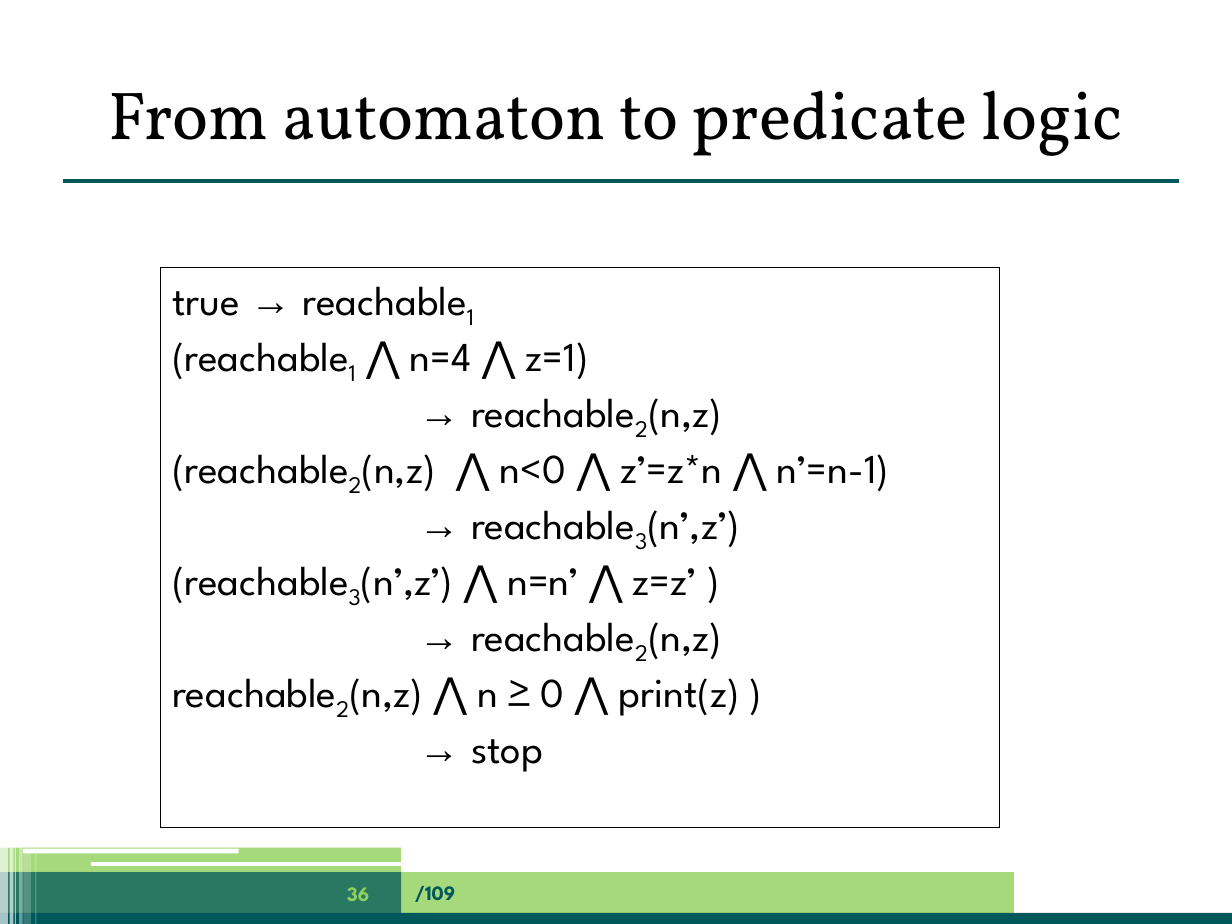
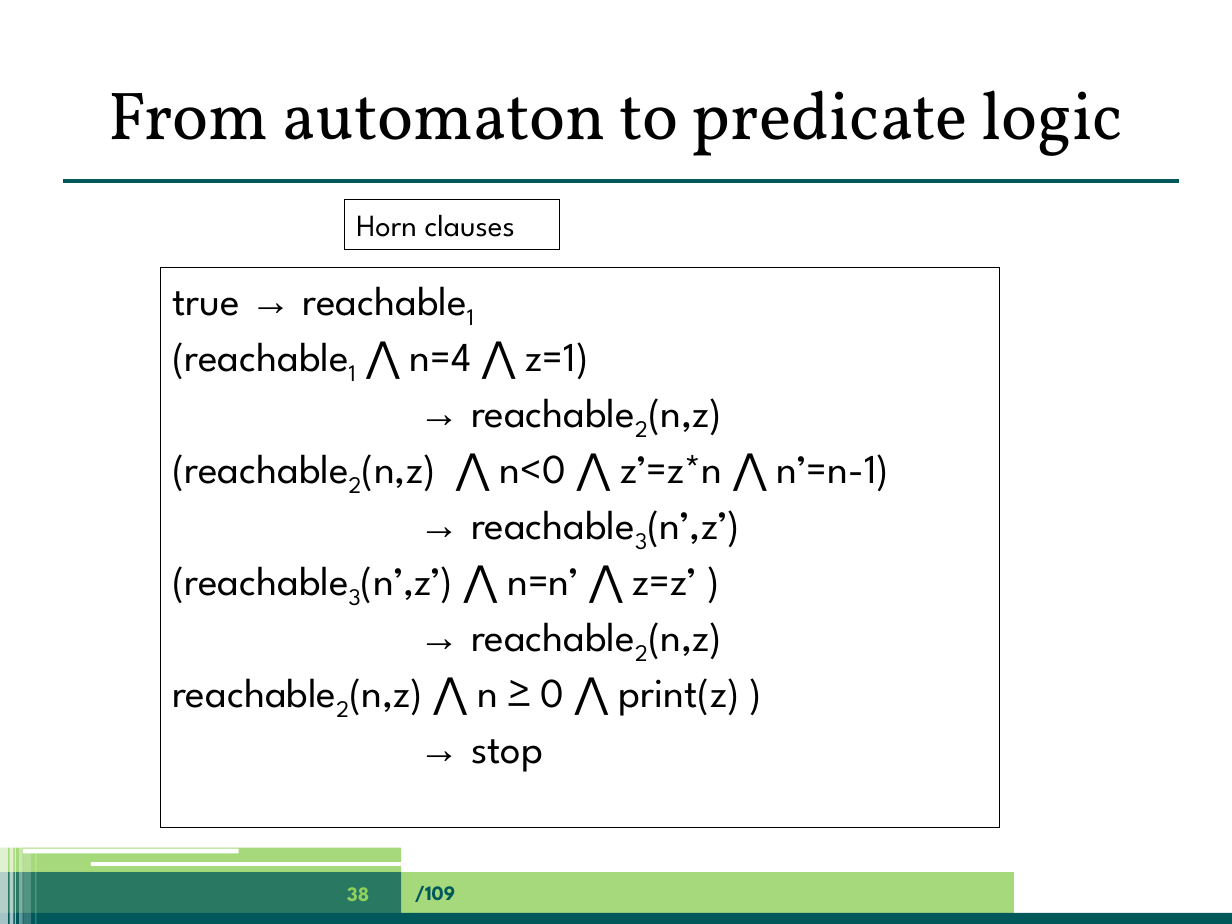
Before and after one commit to jpgallagher/ict-e-summerschool-aalborg, a slide deck: slide 38 of summerschool-aalborg-jpg.pptx (slide 36 before the commit). Drawn at 1232x924 pixels with LibreOffice and Linux fonts; fonts in the diff are those of the drawing. Boxes give left, top, right and bottom in pixels: in the first picture for what was removed or moved away, otherwise in the second. Text is boxed around its words. In the diff, an @@ line names an element or a change of style, - is before the commit and + after.

```diff
--- a/summerschool-aalborg-jpg.pptx
+++ b/summerschool-aalborg-jpg.pptx
@@ rectangle added at [345, 200, 559, 249], outline #000000 0.75 pt, 18 pt, text #000000 @@
+Horn clauses
@@ page number at [347, 887, 369, 901]: text changed @@
-36
+38
```
Also in this commit, not shown: 14 other slides changed, 2 slides added.
